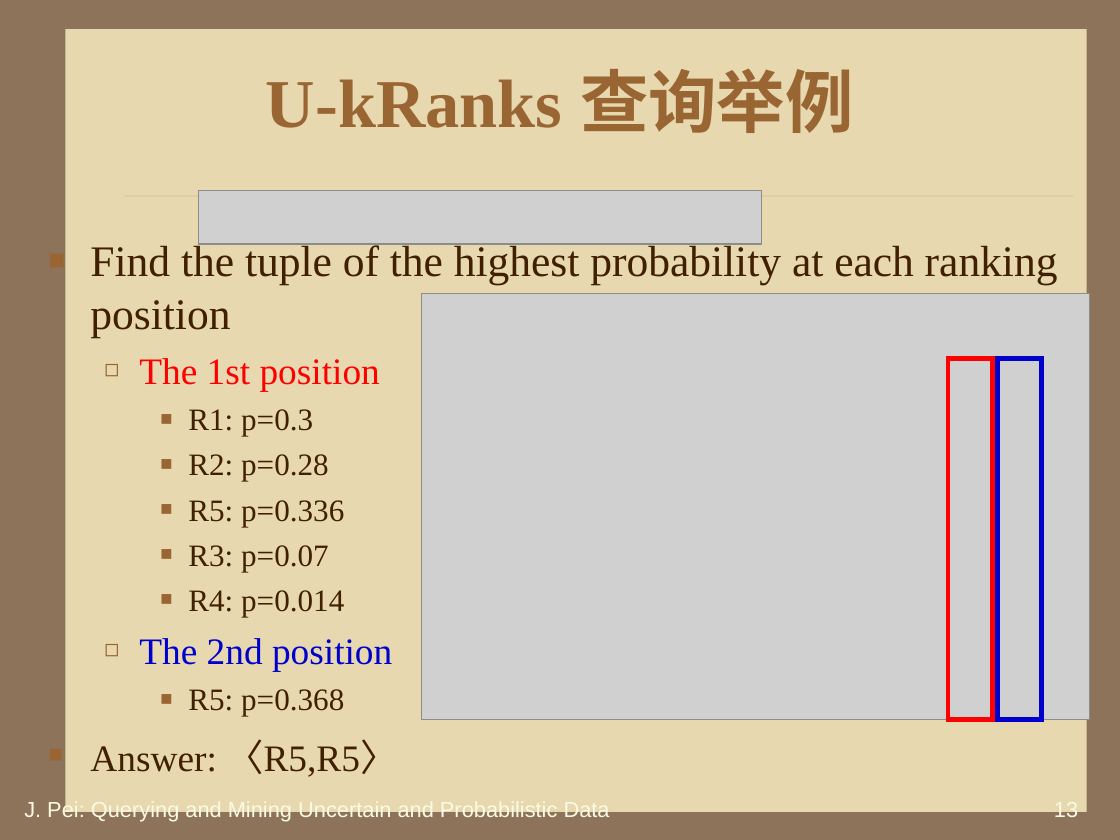
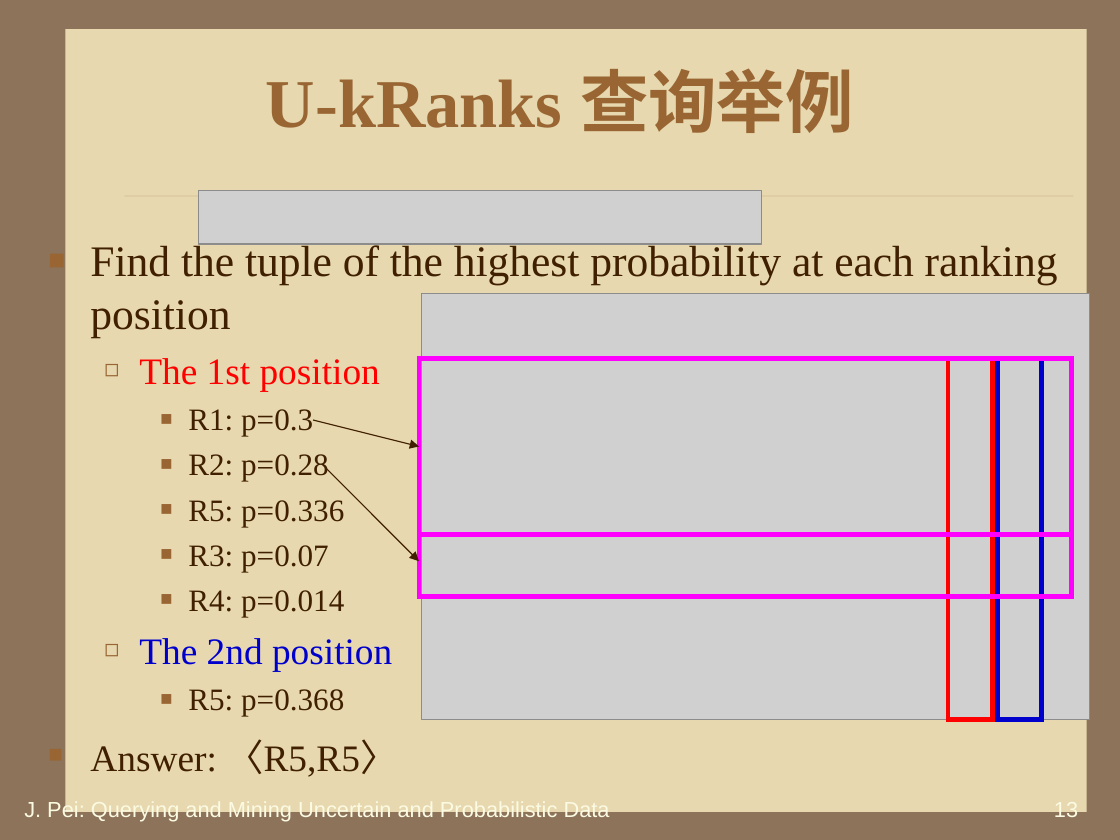
Before and after one commit to HiltonWei/wpstest, a slide deck: slide 13 of branches/区钺坚/读书报告/不确定性数据的查询分析处理.ppt. Drawn at 1120x840 pixels with LibreOffice and Linux fonts; fonts in the diff are those of the drawing; grey boxes stand for pictures; background and template pictures are left out. Boxes give left, top, right and bottom in pixels: in the first picture for what was removed or moved away, otherwise in the second. Text is boxed around its words. In the diff, an @@ line names an element or a change of style, - is before the commit and + after.

```diff
--- a/branches/区钺坚/读书报告/不确定性数据的查询分析处理.ppt
+++ b/branches/区钺坚/读书报告/不确定性数据的查询分析处理.ppt
@@ rectangle added at box(419, 358, 1072, 534), outline #FF00FF 3 pt @@
@@ arrow added from (314, 420) to (419, 447), #402000 0.74 pt @@
@@ arrow added from (323, 464) to (419, 561), #402000 0.74 pt @@
@@ rectangle added at box(419, 535, 1072, 597), outline #FF00FF 3 pt @@
```
Also in this commit, not shown: 12 other slides changed.
